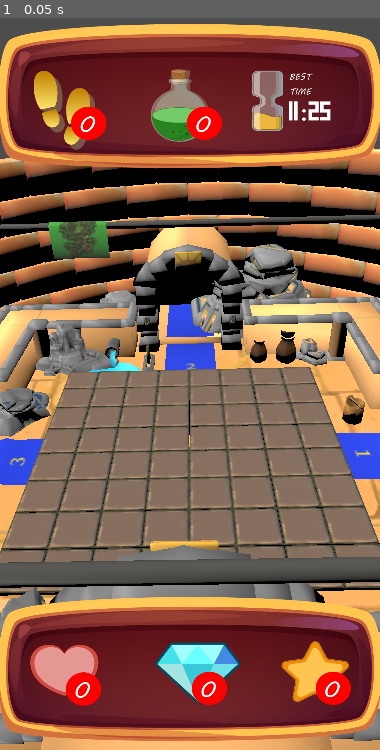
Above: before the commit, frame 1.
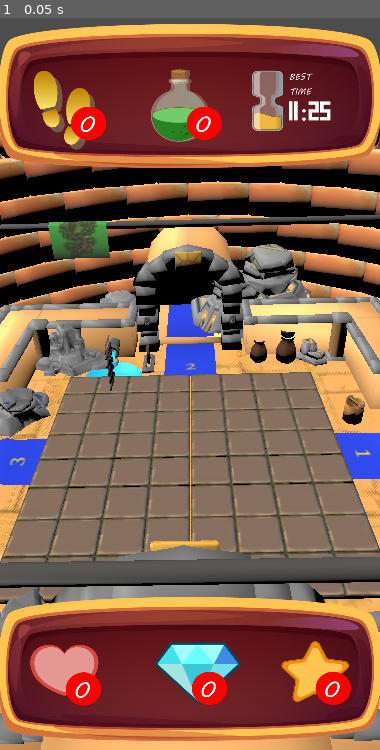
Above: after the commit, the same moment.

Repository: Shadoworker/BabelDungeon
Game: Godot game, scene res://scenes/gameplayScene.tscn
The game is run twice, just before and just after one commit, with the same random seed, the same clock (stepped at 60 frames per second) and the same inputs.
Inputs:
- Up to frame 1 (0.05 s): no input

The runs differ from the first frame. In frame 1, 6.8% of the frame differs, in the area x 0-100%, y 15-82%.

Commit message:
- Structured five dungeons

Diff:
--- /dev/null
+++ b/materials/baseItemMaterial.tres
@@ -0,0 +1,6 @@
+[gd_resource type="StandardMaterial3D" load_steps=2 format=3 uid="uid://c3y035mdh0q5x"]
+
+[ext_resource type="Texture2D" uid="uid://bhxd2ixayqtuf" path="res://assets/3d/dugeons/Texture ID donjon niveau 1_8.png" id="1_0p8cn"]
+
+[resource]
+albedo_texture = ExtResource("1_0p8cn")
--- /dev/null
+++ b/prefabs/dalle.tscn
@@ -0,0 +1,65 @@
+[gd_scene load_steps=11 format=3 uid="uid://d6j1anfk0soy"]
+
+[ext_resource type="ArrayMesh" uid="uid://bpi6kllovev6b" path="res://assets/3d/levelAssets/Dalle.obj" id="1_f07vg"]
+[ext_resource type="Texture2D" uid="uid://7tk1mhlgplmk" path="res://assets/3d/dugeons/Texture ID donjon niveau 1.png" id="2_w7lgr"]
+[ext_resource type="ArrayMesh" uid="uid://cvfidjtjhsh32" path="res://assets/3d/levelAssets/Caisse.obj" id="3_h8il7"]
+[ext_resource type="ArrayMesh" uid="uid://c5ryp5jh02dt0" path="res://assets/3d/levelAssets/Charriot.obj" id="4_a8u57"]
+[ext_resource type="Material" uid="uid://c3y035mdh0q5x" path="res://materials/baseItemMaterial.tres" id="4_qwws2"]
+[ext_resource type="ArrayMesh" uid="uid://byi2ihc5suo5g" path="res://assets/3d/levelAssets/Fiole.obj" id="6_iq0hl"]
+[ext_resource type="ArrayMesh" uid="uid://nn67puxy7p7i" path="res://assets/3d/levelAssets/Grilles.obj" id="7_687g6"]
+[ext_resource type="ArrayMesh" uid="uid://d1bvry2y2gdmn" path="res://assets/3d/levelAssets/Piques.obj" id="8_kp75k"]
+[ext_resource type="ArrayMesh" uid="uid://bpp7kbckumjsw" path="res://assets/3d/levelAssets/Rocher.obj" id="9_825ht"]
+
+[sub_resource type="StandardMaterial3D" id="StandardMaterial3D_q0txc"]
+vertex_color_is_srgb = true
+albedo_texture = ExtResource("2_w7lgr")
+
+[node name="Dalle" type="MeshInstance3D"]
+transform = Transform3D(0.0639018, 0, 0, 0, 0.1, 0, 0, 0, 0.0639018, -21.7272, 85.361, 0.68475)
+mesh = ExtResource("1_f07vg")
+skeleton = NodePath("../../../..")
+surface_material_override/0 = SubResource("StandardMaterial3D_q0txc")
+
+[node name="items" type="Node3D" parent="."]
+
+[node name="Caisse" type="MeshInstance3D" parent="items"]
+transform = Transform3D(0.45, 0, 0, 0, 0.45, 0, 0, 0, 0.45, 23.8338, 2.00159, -76.6171)
+visible = false
+mesh = ExtResource("3_h8il7")
+skeleton = NodePath("../..")
+surface_material_override/0 = ExtResource("4_qwws2")
+
+[node name="Charriot" type="MeshInstance3D" parent="items"]
+transform = Transform3D(0.45, 0, 0, 0, 0.45, 0, 0, 0, 0.45, -0.649078, 2.00159, -5.37536)
+visible = false
+mesh = ExtResource("4_a8u57")
+skeleton = NodePath("../..")
+surface_material_override/0 = ExtResource("4_qwws2")
+
+[node name="Fiole" type="MeshInstance3D" parent="items"]
+transform = Transform3D(0.45, 0, 0, 0, 0.45, 0, 0, 0, 0.45, -0.649078, 2.00159, -5.37536)
+visible = false
+mesh = ExtResource("6_iq0hl")
+skeleton = NodePath("../..")
+surface_material_override/0 = ExtResource("4_qwws2")
+
+[node name="Grille" type="MeshInstance3D" parent="items"]
+transform = Transform3D(0.35, 0, 0, 0, 0.35, 0, 0, 0, 0.35, -0.649078, 2.00159, 52.5874)
+visible = false
+mesh = ExtResource("7_687g6")
+skeleton = NodePath("../..")
+surface_material_override/0 = ExtResource("4_qwws2")
+
+[node name="Piques" type="MeshInstance3D" parent="items"]
+transform = Transform3D(0.55, 0, 0, 0, 0.55, 0, 0, 0, 0.55, -0.649078, 2.00159, -1.13453)
+visible = false
+mesh = ExtResource("8_kp75k")
+skeleton = NodePath("../..")
+surface_material_override/0 = ExtResource("4_qwws2")
+
+[node name="Rocher" type="MeshInstance3D" parent="items"]
+transform = Transform3D(0.65, 0, 0, 0, 0.65, 0, 0, 0, 0.65, 1.78433, 2.00159, -6.04646)
+visible = false
+mesh = ExtResource("9_825ht")
+skeleton = NodePath("../..")
+surface_material_override/0 = ExtResource("4_qwws2")
--- /dev/null
+++ b/prefabs/dongeon.tscn
@@ -0,0 +1,303 @@
+[gd_scene load_steps=7 format=3 uid="uid://05mpnjocrd7t"]
+
+[ext_resource type="Texture2D" uid="uid://p7rg2m5kj34y" path="res://assets/3d/dugeons/Texture ID donjon niveau 1_2.png" id="1_ugmxs"]
+[ext_resource type="ArrayMesh" uid="uid://c3r0b0xvo2sht" path="res://assets/3d/dugeons/Donjon niveau 1.obj" id="2_g2gff"]
+[ext_resource type="Texture2D" uid="uid://bhxd2ixayqtuf" path="res://assets/3d/dugeons/Texture ID donjon niveau 1_8.png" id="3_1kmul"]
+[ext_resource type="PackedScene" uid="uid://d6j1anfk0soy" path="res://prefabs/dalle.tscn" id="4_hfr38"]
+
+[sub_resource type="StandardMaterial3D" id="StandardMaterial3D_lxa3h"]
+albedo_texture = ExtResource("1_ugmxs")
+
+[sub_resource type="StandardMaterial3D" id="StandardMaterial3D_4waoa"]
+transparency = 1
+albedo_texture = ExtResource("3_1kmul")
+
+[node name="Dongeon" type="MeshInstance3D"]
+transform = Transform3D(0.0663048, 0, 0, 0, 0.0663048, 0, 0, 0, 0.0663048, 66.072, 83.7531, 24.5606)
+material_override = SubResource("StandardMaterial3D_lxa3h")
+mesh = ExtResource("2_g2gff")
+skeleton = NodePath("../..")
+surface_material_override/0 = SubResource("StandardMaterial3D_4waoa")
+
+[node name="Tiles" type="Node3D" parent="."]
+transform = Transform3D(1, 0, 0, 0, 1, 0, 0, 0, 1, 0, -1297.04, 0)
+
+[node name="lines" type="Node3D" parent="Tiles"]
+transform = Transform3D(15.25, 0, 0, 0, 15.25, 0, 0, 0, 15.25, -35.7679, 0, -372.029)
+
+[node name="Tile" parent="Tiles/lines" instance=ExtResource("4_hfr38")]
+transform = Transform3D(0.0639018, 0, 0, 0, 0.1, 0, 0, 0, 0.0639018, -21.511, 85.361, 0.94297)
+skeleton = NodePath("../../../../..")
+
+[node name="Tile2" parent="Tiles/lines" instance=ExtResource("4_hfr38")]
+transform = Transform3D(0.0639018, 0, 0, 0, 0.1, 0, 0, 0, 0.0639018, -14.7643, 85.361, 0.94297)
+skeleton = NodePath("../../../../..")
+
+[node name="Caisse" parent="Tiles/lines/Tile2/items" index="0"]
+transform = Transform3D(0.45, 0, 0, 0, 0.45, 0, 0, 0, 0.45, 23.8338, 2.00159, -76.6171)
+
+[node name="Charriot" parent="Tiles/lines/Tile2/items" index="1"]
+transform = Transform3D(0.45, 0, 0, 0, 0.45, 0, 0, 0, 0.45, -0.649078, 2.00159, -5.37536)
+
+[node name="Fiole" parent="Tiles/lines/Tile2/items" index="2"]
+transform = Transform3D(0.45, 0, 0, 0, 0.45, 0, 0, 0, 0.45, -0.649078, 2.00159, -5.37536)
+
+[node name="Grille" parent="Tiles/lines/Tile2/items" index="3"]
+transform = Transform3D(0.35, 0, 0, 0, 0.35, 0, 0, 0, 0.35, -0.649078, 2.00159, 52.5874)
+visible = true
+
+[node name="Piques" parent="Tiles/lines/Tile2/items" index="4"]
+transform = Transform3D(0.55, 0, 0, 0, 0.55, 0, 0, 0, 0.55, -0.649078, 2.00159, -1.13453)
+
+[node name="Rocher" parent="Tiles/lines/Tile2/items" index="5"]
+transform = Transform3D(0.65, 0, 0, 0, 0.65, 0, 0, 0, 0.65, 1.78433, 2.00159, -6.04646)
+
+[node name="Tile3" parent="Tiles/lines" instance=ExtResource("4_hfr38")]
+transform = Transform3D(0.0639018, 0, 0, 0, 0.1, 0, 0, 0, 0.0639018, -7.97288, 85.361, 0.94297)
+skeleton = NodePath("../../../../..")
+
+[node name="Tile4" parent="Tiles/lines" instance=ExtResource("4_hfr38")]
+transform = Transform3D(0.0639018, 0, 0, 0, 0.1, 0, 0, 0, 0.0639018, -1.17057, 85.361, 0.94297)
+skeleton = NodePath("../../../../..")
+
+[node name="Tile5" parent="Tiles/lines" instance=ExtResource("4_hfr38")]
+transform = Transform3D(0.0639018, 0, 0, 0, 0.1, 0, 0, 0, 0.0639018, 5.7082, 85.361, 0.94297)
+skeleton = NodePath("../../../../..")
+
+[node name="Tile6" parent="Tiles/lines" instance=ExtResource("4_hfr38")]
+transform = Transform3D(0.0639018, 0, 0, 0, 0.1, 0, 0, 0, 0.0639018, 12.503, 85.361, 0.94297)
+skeleton = NodePath("../../../../..")
+
+[node name="Tile7" parent="Tiles/lines" instance=ExtResource("4_hfr38")]
+transform = Transform3D(0.0639018, 0, 0, 0, 0.1, 0, 0, 0, 0.0639018, 19.3043, 85.361, 0.94297)
+skeleton = NodePath("../../../../..")
+
+[node name="Tile8" parent="Tiles/lines" instance=ExtResource("4_hfr38")]
+transform = Transform3D(0.0639018, 0, 0, 0, 0.1, 0, 0, 0, 0.0639018, 25.9982, 85.361, 0.94297)
+skeleton = NodePath("../../../../..")
+
+[node name="Tile9" parent="Tiles/lines" instance=ExtResource("4_hfr38")]
+transform = Transform3D(0.0639018, 0, 0, 0, 0.1, 0, 0, 0, 0.0639018, -21.511, 85.361, 7.80726)
+skeleton = NodePath("../../../../..")
+
+[node name="Tile10" parent="Tiles/lines" instance=ExtResource("4_hfr38")]
+transform = Transform3D(0.0639018, 0, 0, 0, 0.1, 0, 0, 0, 0.0639018, -14.7643, 85.361, 7.80726)
+skeleton = NodePath("../../../../..")
+
+[node name="Tile11" parent="Tiles/lines" instance=ExtResource("4_hfr38")]
+transform = Transform3D(0.0639018, 0, 0, 0, 0.1, 0, 0, 0, 0.0639018, -7.97288, 85.361, 7.80726)
+skeleton = NodePath("../../../../..")
+
+[node name="Tile12" parent="Tiles/lines" instance=ExtResource("4_hfr38")]
+transform = Transform3D(0.0639018, 0, 0, 0, 0.1, 0, 0, 0, 0.0639018, -1.17057, 85.361, 7.80726)
+skeleton = NodePath("../../../../..")
+
+[node name="Tile13" parent="Tiles/lines" instance=ExtResource("4_hfr38")]
+transform = Transform3D(0.0639018, 0, 0, 0, 0.1, 0, 0, 0, 0.0639018, 5.7082, 85.361, 7.80726)
+skeleton = NodePath("../../../../..")
+
+[node name="Tile14" parent="Tiles/lines" instance=ExtResource("4_hfr38")]
+transform = Transform3D(0.0639018, 0, 0, 0, 0.1, 0, 0, 0, 0.0639018, 12.503, 85.361, 7.80726)
+skeleton = NodePath("../../../../..")
+
+[node name="Tile15" parent="Tiles/lines" instance=ExtResource("4_hfr38")]
+transform = Transform3D(0.0639018, 0, 0, 0, 0.1, 0, 0, 0, 0.0639018, 19.3043, 85.361, 7.80726)
+skeleton = NodePath("../../../../..")
+
+[node name="Tile16" parent="Tiles/lines" instance=ExtResource("4_hfr38")]
+transform = Transform3D(0.0639018, 0, 0, 0, 0.1, 0, 0, 0, 0.0639018, 25.9982, 85.361, 7.80726)
+skeleton = NodePath("../../../../..")
+
+[node name="Tile17" parent="Tiles/lines" instance=ExtResource("4_hfr38")]
+transform = Transform3D(0.0639018, 0, 0, 0, 0.1, 0, 0, 0, 0.0639018, -21.511, 85.361, 14.557)
+skeleton = NodePath("../../../../..")
+
+[node name="Tile18" parent="Tiles/lines" instance=ExtResource("4_hfr38")]
+transform = Transform3D(0.0639018, 0, 0, 0, 0.1, 0, 0, 0, 0.0639018, -14.7643, 85.361, 14.557)
+skeleton = NodePath("../../../../..")
+
+[node name="Tile19" parent="Tiles/lines" instance=ExtResource("4_hfr38")]
+transform = Transform3D(0.0639018, 0, 0, 0, 0.1, 0, 0, 0, 0.0639018, -7.97288, 85.361, 14.557)
+skeleton = NodePath("../../../../..")
+
+[node name="Tile20" parent="Tiles/lines" instance=ExtResource("4_hfr38")]
+transform = Transform3D(0.0639018, 0, 0, 0, 0.1, 0, 0, 0, 0.0639018, -1.17057, 85.361, 14.557)
+skeleton = NodePath("../../../../..")
+
+[node name="Tile21" parent="Tiles/lines" instance=ExtResource("4_hfr38")]
+transform = Transform3D(0.0639018, 0, 0, 0, 0.1, 0, 0, 0, 0.0639018, 5.7082, 85.361, 14.557)
+skeleton = NodePath("../../../../..")
+
+[node name="Tile22" parent="Tiles/lines" instance=ExtResource("4_hfr38")]
+transform = Transform3D(0.0639018, 0, 0, 0, 0.1, 0, 0, 0, 0.0639018, 12.503, 85.361, 14.557)
+skeleton = NodePath("../../../../..")
+
+[node name="Tile23" parent="Tiles/lines" instance=ExtResource("4_hfr38")]
+transform = Transform3D(0.0639018, 0, 0, 0, 0.1, 0, 0, 0, 0.0639018, 19.3043, 85.361, 14.557)
+skeleton = NodePath("../../../../..")
+
+[node name="Tile24" parent="Tiles/lines" instance=ExtResource("4_hfr38")]
+transform = Transform3D(0.0639018, 0, 0, 0, 0.1, 0, 0, 0, 0.0639018, 25.9982, 85.361, 14.557)
+skeleton = NodePath("../../../../..")
+
+[node name="Tile25" parent="Tiles/lines" instance=ExtResource("4_hfr38")]
+transform = Transform3D(0.0639018, 0, 0, 0, 0.1, 0, 0, 0, 0.0639018, -21.511, 85.361, 21.316)
+skeleton = NodePath("../../../../..")
+
+[node name="Tile26" parent="Tiles/lines" instance=ExtResource("4_hfr38")]
+transform = Transform3D(0.0639018, 0, 0, 0, 0.1, 0, 0, 0, 0.0639018, -14.7643, 85.361, 21.316)
+skeleton = NodePath("../../../../..")
+
+[node name="Tile27" parent="Tiles/lines" instance=ExtResource("4_hfr38")]
+transform = Transform3D(0.0639018, 0, 0, 0, 0.1, 0, 0, 0, 0.0639018, -7.97288, 85.361, 21.316)
+skeleton = NodePath("../../../../..")
+
+[node name="Tile28" parent="Tiles/lines" instance=ExtResource("4_hfr38")]
+transform = Transform3D(0.0639018, 0, 0, 0, 0.1, 0, 0, 0, 0.0639018, -1.17057, 85.361, 21.316)
+skeleton = NodePath("../../../../..")
+
+[node name="Tile29" parent="Tiles/lines" instance=ExtResource("4_hfr38")]
+transform = Transform3D(0.0639018, 0, 0, 0, 0.1, 0, 0, 0, 0.0639018, 5.7082, 85.361, 21.316)
+skeleton = NodePath("../../../../..")
+
+[node name="Tile30" parent="Tiles/lines" instance=ExtResource("4_hfr38")]
+transform = Transform3D(0.0639018, 0, 0, 0, 0.1, 0, 0, 0, 0.0639018, 12.503, 85.361, 21.316)
+skeleton = NodePath("../../../../..")
+
+[node name="Tile31" parent="Tiles/lines" instance=ExtResource("4_hfr38")]
+transform = Transform3D(0.0639018, 0, 0, 0, 0.1, 0, 0, 0, 0.0639018, 19.3043, 85.361, 21.316)
+skeleton = NodePath("../../../../..")
+
+[node name="Tile32" parent="Tiles/lines" instance=ExtResource("4_hfr38")]
+transform = Transform3D(0.0639018, 0, 0, 0, 0.1, 0, 0, 0, 0.0639018, 25.9982, 85.361, 21.316)
+skeleton = NodePath("../../../../..")
+
+[node name="Tile33" parent="Tiles/lines" instance=ExtResource("4_hfr38")]
+transform = Transform3D(0.0639018, 0, 0, 0, 0.1, 0, 0, 0, 0.0639018, -21.511, 85.361, 28.2335)
+skeleton = NodePath("../../../../..")
+
+[node name="Tile34" parent="Tiles/lines" instance=ExtResource("4_hfr38")]
+transform = Transform3D(0.0639018, 0, 0, 0, 0.1, 0, 0, 0, 0.0639018, -14.7643, 85.361, 28.2335)
+skeleton = NodePath("../../../../..")
+
+[node name="Tile35" parent="Tiles/lines" instance=ExtResource("4_hfr38")]
+transform = Transform3D(0.0639018, 0, 0, 0, 0.1, 0, 0, 0, 0.0639018, -7.97288, 85.361, 28.2335)
+skeleton = NodePath("../../../../..")
+
+[node name="Tile36" parent="Tiles/lines" instance=ExtResource("4_hfr38")]
+transform = Transform3D(0.0639018, 0, 0, 0, 0.1, 0, 0, 0, 0.0639018, -1.17057, 85.361, 28.2335)
+skeleton = NodePath("../../../../..")
+
+[node name="Tile37" parent="Tiles/lines" instance=ExtResource("4_hfr38")]
+transform = Transform3D(0.0639018, 0, 0, 0, 0.1, 0, 0, 0, 0.0639018, 5.7082, 85.361, 28.2335)
+skeleton = NodePath("../../../../..")
+
+[node name="Tile38" parent="Tiles/lines" instance=ExtResource("4_hfr38")]
+transform = Transform3D(0.0639018, 0, 0, 0, 0.1, 0, 0, 0, 0.0639018, 12.503, 85.361, 28.2335)
+skeleton = NodePath("../../../../..")
+
+[node name="Tile39" parent="Tiles/lines" instance=ExtResource("4_hfr38")]
+transform = Transform3D(0.0639018, 0, 0, 0, 0.1, 0, 0, 0, 0.0639018, 19.3043, 85.361, 28.2335)
+skeleton = NodePath("../../../../..")
+
+[node name="Tile40" parent="Tiles/lines" instance=ExtResource("4_hfr38")]
+transform = Transform3D(0.0639018, 0, 0, 0, 0.1, 0, 0, 0, 0.0639018, 25.9982, 85.361, 28.2335)
+skeleton = NodePath("../../../../..")
+
+[node name="Tile41" parent="Tiles/lines" instance=ExtResource("4_hfr38")]
+transform = Transform3D(0.0639018, 0, 0, 0, 0.1, 0, 0, 0, 0.0639018, -21.511, 85.361, 35.1511)
+skeleton = NodePath("../../../../..")
+
+[node name="Tile42" parent="Tiles/lines" instance=ExtResource("4_hfr38")]
+transform = Transform3D(0.0639018, 0, 0, 0, 0.1, 0, 0, 0, 0.0639018, -14.7643, 85.361, 35.1511)
+skeleton = NodePath("../../../../..")
+
+[node name="Tile43" parent="Tiles/lines" instance=ExtResource("4_hfr38")]
+transform = Transform3D(0.0639018, 0, 0, 0, 0.1, 0, 0, 0, 0.0639018, -7.97288, 85.361, 35.1511)
+skeleton = NodePath("../../../../..")
+
+[node name="Tile44" parent="Tiles/lines" instance=ExtResource("4_hfr38")]
+transform = Transform3D(0.0639018, 0, 0, 0, 0.1, 0, 0, 0, 0.0639018, -1.17057, 85.361, 35.1511)
+skeleton = NodePath("../../../../..")
+
+[node name="Tile45" parent="Tiles/lines" instance=ExtResource("4_hfr38")]
+transform = Transform3D(0.0639018, 0, 0, 0, 0.1, 0, 0, 0, 0.0639018, 5.7082, 85.361, 35.1511)
+skeleton = NodePath("../../../../..")
+
+[node name="Tile46" parent="Tiles/lines" instance=ExtResource("4_hfr38")]
+transform = Transform3D(0.0639018, 0, 0, 0, 0.1, 0, 0, 0, 0.0639018, 12.503, 85.361, 35.1511)
+skeleton = NodePath("../../../../..")
+
+[node name="Tile47" parent="Tiles/lines" instance=ExtResource("4_hfr38")]
+transform = Transform3D(0.0639018, 0, 0, 0, 0.1, 0, 0, 0, 0.0639018, 19.3043, 85.361, 35.1511)
+skeleton = NodePath("../../../../..")
+
+[node name="Tile48" parent="Tiles/lines" instance=ExtResource("4_hfr38")]
+transform = Transform3D(0.0639018, 0, 0, 0, 0.1, 0, 0, 0, 0.0639018, 25.9982, 85.361, 35.1511)
+skeleton = NodePath("../../../../..")
+
+[node name="Tile49" parent="Tiles/lines" instance=ExtResource("4_hfr38")]
+transform = Transform3D(0.0639018, 0, 0, 0, 0.1, 0, 0, 0, 0.0639018, -21.511, 85.361, 41.8244)
+skeleton = NodePath("../../../../..")
+
+[node name="Tile50" parent="Tiles/lines" instance=ExtResource("4_hfr38")]
+transform = Transform3D(0.0639018, 0, 0, 0, 0.1, 0, 0, 0, 0.0639018, -14.7643, 85.361, 41.8244)
+skeleton = NodePath("../../../../..")
+
+[node name="Tile51" parent="Tiles/lines" instance=ExtResource("4_hfr38")]
+transform = Transform3D(0.0639018, 0, 0, 0, 0.1, 0, 0, 0, 0.0639018, -7.97288, 85.361, 41.8244)
+skeleton = NodePath("../../../../..")
+
+[node name="Tile52" parent="Tiles/lines" instance=ExtResource("4_hfr38")]
+transform = Transform3D(0.0639018, 0, 0, 0, 0.1, 0, 0, 0, 0.0639018, -1.17057, 85.361, 41.8244)
+skeleton = NodePath("../../../../..")
+
+[node name="Tile53" parent="Tiles/lines" instance=ExtResource("4_hfr38")]
+transform = Transform3D(0.0639018, 0, 0, 0, 0.1, 0, 0, 0, 0.0639018, 5.7082, 85.361, 41.8244)
+skeleton = NodePath("../../../../..")
+
+[node name="Tile54" parent="Tiles/lines" instance=ExtResource("4_hfr38")]
+transform = Transform3D(0.0639018, 0, 0, 0, 0.1, 0, 0, 0, 0.0639018, 12.503, 85.361, 41.8244)
+skeleton = NodePath("../../../../..")
+
+[node name="Tile55" parent="Tiles/lines" instance=ExtResource("4_hfr38")]
+transform = Transform3D(0.0639018, 0, 0, 0, 0.1, 0, 0, 0, 0.0639018, 19.3043, 85.361, 41.8244)
+skeleton = NodePath("../../../../..")
+
+[node name="Tile56" parent="Tiles/lines" instance=ExtResource("4_hfr38")]
+transform = Transform3D(0.0639018, 0, 0, 0, 0.1, 0, 0, 0, 0.0639018, 25.9982, 85.361, 41.8244)
+skeleton = NodePath("../../../../..")
+
+[node name="Tile57" parent="Tiles/lines" instance=ExtResource("4_hfr38")]
+transform = Transform3D(0.0639018, 0, 0, 0, 0.1, 0, 0, 0, 0.0639018, -21.511, 85.361, 48.6198)
+skeleton = NodePath("../../../../..")
+
+[node name="Tile58" parent="Tiles/lines" instance=ExtResource("4_hfr38")]
+transform = Transform3D(0.0639018, 0, 0, 0, 0.1, 0, 0, 0, 0.0639018, -14.7643, 85.361, 48.6198)
+skeleton = NodePath("../../../../..")
+
+[node name="Tile59" parent="Tiles/lines" instance=ExtResource("4_hfr38")]
+transform = Transform3D(0.0639018, 0, 0, 0, 0.1, 0, 0, 0, 0.0639018, -7.97288, 85.361, 48.6198)
+skeleton = NodePath("../../../../..")
+
+[node name="Tile60" parent="Tiles/lines" instance=ExtResource("4_hfr38")]
+transform = Transform3D(0.0639018, 0, 0, 0, 0.1, 0, 0, 0, 0.0639018, -1.17057, 85.361, 48.6198)
+skeleton = NodePath("../../../../..")
+
+[node name="Tile61" parent="Tiles/lines" instance=ExtResource("4_hfr38")]
+transform = Transform3D(0.0639018, 0, 0, 0, 0.1, 0, 0, 0, 0.0639018, 5.7082, 85.361, 48.6198)
+skeleton = NodePath("../../../../..")
+
+[node name="Tile62" parent="Tiles/lines" instance=ExtResource("4_hfr38")]
+transform = Transform3D(0.0639018, 0, 0, 0, 0.1, 0, 0, 0, 0.0639018, 12.503, 85.361, 48.6198)
+skeleton = NodePath("../../../../..")
+
+[node name="Tile63" parent="Tiles/lines" instance=ExtResource("4_hfr38")]
+transform = Transform3D(0.0639018, 0, 0, 0, 0.1, 0, 0, 0, 0.0639018, 19.3043, 85.361, 48.6198)
+skeleton = NodePath("../../../../..")
+
+[node name="Tile64" parent="Tiles/lines" instance=ExtResource("4_hfr38")]
+transform = Transform3D(0.0639018, 0, 0, 0, 0.1, 0, 0, 0, 0.0639018, 25.9982, 85.361, 48.6198)
+skeleton = NodePath("../../../../..")
+
+[editable path="Tiles/lines/Tile2"]
--- a/project.godot
+++ b/project.godot
@@ -10,7 +10,7 @@
 
 [application]
 
-config/name="Donjon"
+config/name="BabelDungeon"
 run/main_scene="res://scenes/gameplayScene.tscn"
 config/features=PackedStringArray("4.2", "Mobile")
 config/icon="res://icon.svg"
--- a/scenes/gameplayScene.tscn
+++ b/scenes/gameplayScene.tscn
@@ -1,10 +1,7 @@
-[gd_scene load_steps=20 format=3 uid="uid://cdtq3s1el8yq8"]
-
-[ext_resource type="Texture2D" uid="uid://p7rg2m5kj34y" path="res://assets/3d/dugeons/Texture ID donjon niveau 1_2.png" id="1_e1iwo"]
-[ext_resource type="ArrayMesh" uid="uid://c3r0b0xvo2sht" path="res://assets/3d/dugeons/Donjon niveau 1.obj" id="2_33xvr"]
+[gd_scene load_steps=15 format=3 uid="uid://cdtq3s1el8yq8"]
+
+[ext_resource type="PackedScene" uid="uid://05mpnjocrd7t" path="res://prefabs/dongeon.tscn" id="1_ds2j0"]
 [ext_resource type="Texture2D" uid="uid://begdehqbjlexi" path="res://assets/2d/Element1.png" id="3_dhddo"]
-[ext_resource type="Texture2D" uid="uid://bhxd2ixayqtuf" path="res://assets/3d/dugeons/Texture ID donjon niveau 1_8.png" id="3_s6ekv"]
-[ext_resource type="PackedScene" uid="uid://qt0w16ekl18u" path="res://prefabs/line.tscn" id="4_0bo1f"]
 [ext_resource type="Texture2D" uid="uid://clsvallitgmnd" path="res://assets/2d/Icone coeur.png" id="4_m2qx6"]
 [ext_resource type="Texture2D" uid="uid://b1pvkklk6x672" path="res://assets/2d/Icone pas.png" id="4_rwswe"]
 [ext_resource type="Texture2D" uid="uid://b13mifuycrbp1" path="res://assets/2d/Icone fiole.png" id="5_cl3tj"]
@@ -15,13 +12,6 @@
 [ext_resource type="Texture2D" uid="uid://t5ng4tpgsq2q" path="res://assets/2d/Icone diamant.png" id="11_hbwgu"]
 [ext_resource type="Texture2D" uid="uid://do48rdxttc8x8" path="res://assets/2d/Icone Etoile.png" id="12_pqih7"]
 
-[sub_resource type="StandardMaterial3D" id="StandardMaterial3D_lxa3h"]
-albedo_texture = ExtResource("1_e1iwo")
-
-[sub_resource type="StandardMaterial3D" id="StandardMaterial3D_4waoa"]
-transparency = 1
-albedo_texture = ExtResource("3_s6ekv")
-
 [sub_resource type="LabelSettings" id="LabelSettings_jgl11"]
 font = ExtResource("6_kdh8b")
 font_size = 64
@@ -47,37 +37,19 @@
 
 [node name="Level" type="Node3D" parent="."]
 
-[node name="DonjonNiveau1" type="MeshInstance3D" parent="Level"]
-transform = Transform3D(0.0663048, 0, 0, 0, 0.0663048, 0, 0, 0, 0.0663048, 66.072, 83.7531, 24.5606)
-material_override = SubResource("StandardMaterial3D_lxa3h")
-mesh = ExtResource("2_33xvr")
-skeleton = NodePath("../..")
-surface_material_override/0 = SubResource("StandardMaterial3D_4waoa")
-
-[node name="Tiles" type="Node" parent="Level"]
-
-[node name="line" parent="Level/Tiles" instance=ExtResource("4_0bo1f")]
-
-[node name="line2" parent="Level/Tiles" instance=ExtResource("4_0bo1f")]
-transform = Transform3D(1, 0, 0, 0, 1, 0, 0, 0, 1, 63.7051, 0, 6.80053)
-
-[node name="line3" parent="Level/Tiles" instance=ExtResource("4_0bo1f")]
-transform = Transform3D(1, 0, 0, 0, 1, 0, 0, 0, 1, 63.7051, 0, 13.6634)
-
-[node name="line4" parent="Level/Tiles" instance=ExtResource("4_0bo1f")]
-transform = Transform3D(1, 0, 0, 0, 1, 0, 0, 0, 1, 63.7051, 0, 20.5848)
-
-[node name="line5" parent="Level/Tiles" instance=ExtResource("4_0bo1f")]
-transform = Transform3D(1, 0, 0, 0, 1, 0, 0, 0, 1, 63.7051, 0, 27.4635)
-
-[node name="line6" parent="Level/Tiles" instance=ExtResource("4_0bo1f")]
-transform = Transform3D(1, 0, 0, 0, 1, 0, 0, 0, 1, 63.7051, 0, 34.264)
-
-[node name="line7" parent="Level/Tiles" instance=ExtResource("4_0bo1f")]
-transform = Transform3D(1, 0, 0, 0, 1, 0, 0, 0, 1, 63.7051, 0, 41.1268)
-
-[node name="line8" parent="Level/Tiles" instance=ExtResource("4_0bo1f")]
-transform = Transform3D(1, 0, 0, 0, 1, 0, 0, 0, 1, 63.7051, 0, 48.0482)
+[node name="Dongeon5" parent="Level" instance=ExtResource("1_ds2j0")]
+transform = Transform3D(0.0663048, 0, 0, 0, 0.0663048, 0, 0, 0, 0.0663048, 66.072, 83.7531, -133.168)
+
+[node name="Dongeon" parent="Level" instance=ExtResource("1_ds2j0")]
+
+[node name="Dongeon2" parent="Level" instance=ExtResource("1_ds2j0")]
+transform = Transform3D(0.0663048, 0, 0, 0, 0.0663048, 0, 0, 0, 0.0663048, 224.429, 83.7531, 24.5606)
+
+[node name="Dongeon3" parent="Level" instance=ExtResource("1_ds2j0")]
+transform = Transform3D(0.0663048, 0, 0, 0, 0.0663048, 0, 0, 0, 0.0663048, -92.1084, 83.7531, 24.5606)
+
+[node name="Dongeon4" parent="Level" instance=ExtResource("1_ds2j0")]
+transform = Transform3D(0.0663048, 0, 0, 0, 0.0663048, 0, 0, 0, 0.0663048, 66.072, 83.7531, 182.404)
 
 [node name="UICanvas" type="Control" parent="."]
 layout_mode = 3
@@ -303,3 +275,14 @@
 label_settings = SubResource("LabelSettings_jgl11")
 horizontal_alignment = 1
 vertical_alignment = 1
+
+[editable path="Level/Dongeon5"]
+[editable path="Level/Dongeon5/Tiles/lines/Tile2"]
+[editable path="Level/Dongeon"]
+[editable path="Level/Dongeon/Tiles/lines/Tile2"]
+[editable path="Level/Dongeon2"]
+[editable path="Level/Dongeon2/Tiles/lines/Tile2"]
+[editable path="Level/Dongeon3"]
+[editable path="Level/Dongeon3/Tiles/lines/Tile2"]
+[editable path="Level/Dongeon4"]
+[editable path="Level/Dongeon4/Tiles/lines/Tile2"]
